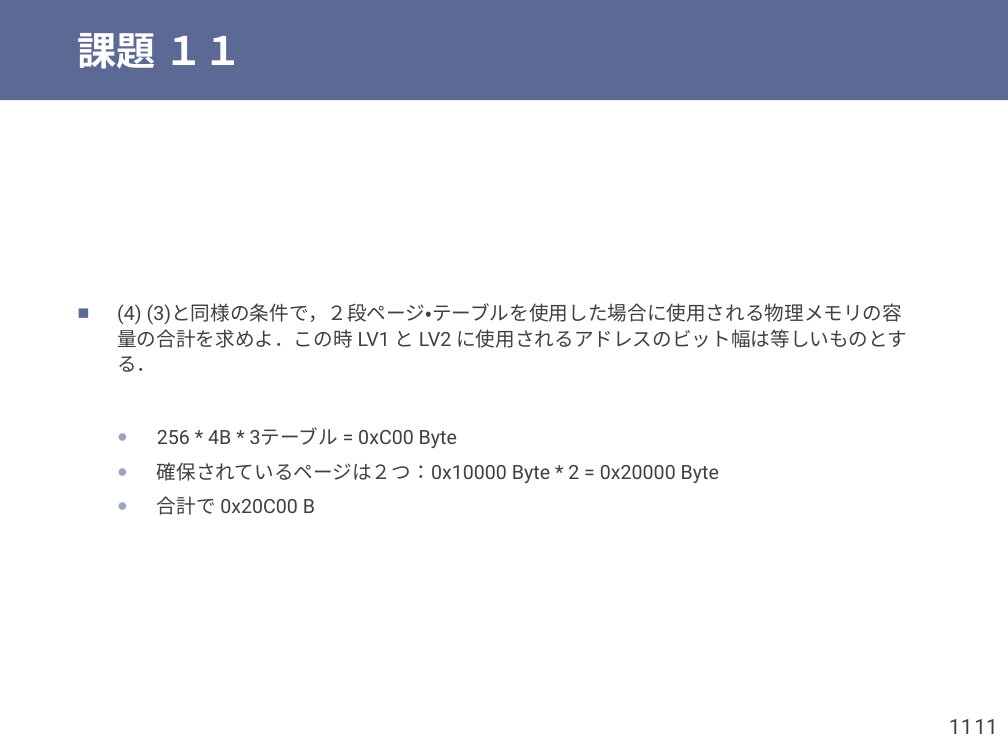
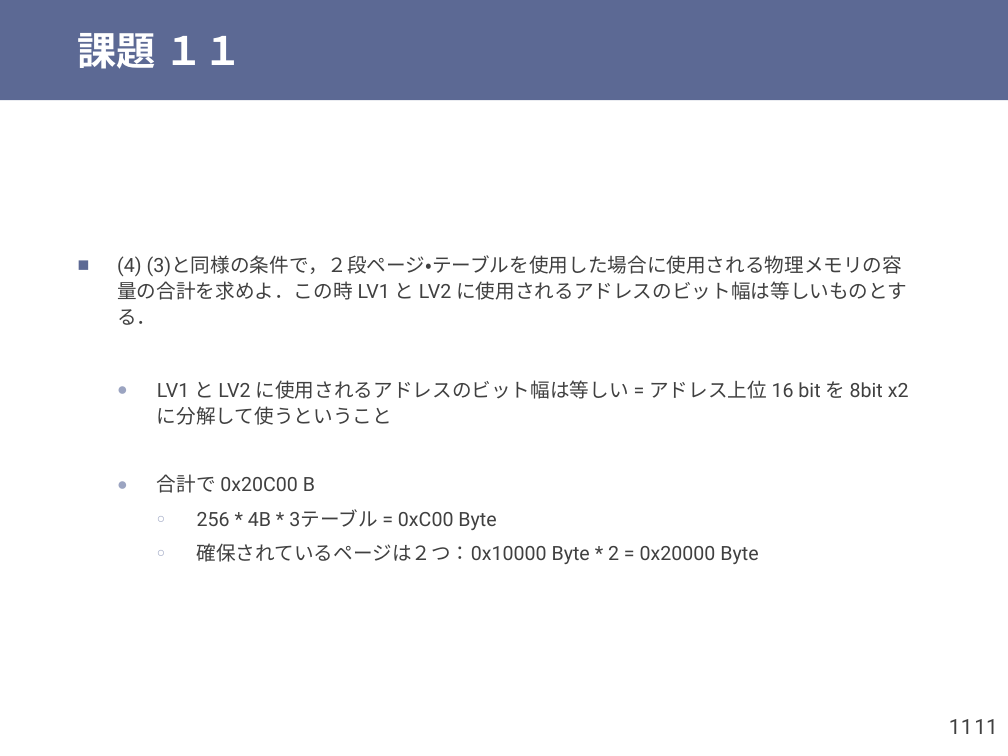
Before and after one commit to shioyadan/otya-computer-architecture-i, a slide deck: slide 11 of cai-shioya-12.pptx. Drawn at 1008x756 pixels with LibreOffice and Linux fonts; fonts in the diff are those of the drawing. Boxes give left, top, right and bottom in pixels: in the first picture for what was removed or moved away, otherwise in the second. Text is boxed around its words. In the diff, an @@ line names an element or a change of style, - is before the commit and + after.

```diff
--- a/cai-shioya-12.pptx
+++ b/cai-shioya-12.pptx
@@ text at [157,380,909,493]: paragraphs added @@
+  ● LV1 と LV2 に使用されるアドレスのビット幅は等しい = アドレス上位 16 bit を 8bit x2 に分解して使うということ
+  ● 合計で 0x20C00 B
@@ text at [157,496,315,515]: paragraph removed @@
-  ● 合計で 0x20C00 B
@@ text at [197,509,758,564]: bullet ● to ○; list level 2 to 3 in "256 * 4B * 3テーブル ..."; list level 2 to 3 in "確保されているページは２つ：0x10000 Byte * 2 = ..." @@
```
Also in this commit, not shown: 21 other slides changed, 2 slides added, 15 slides removed, 1 other file.
